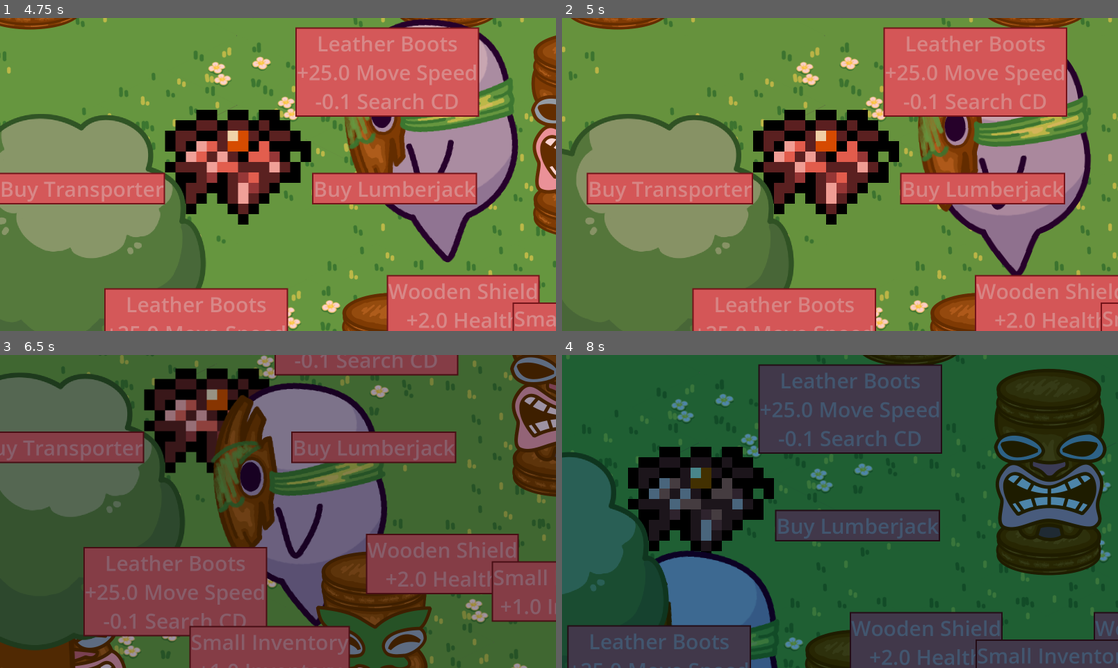
Above: before the commit, frames 1-4 (two rows, left to right).
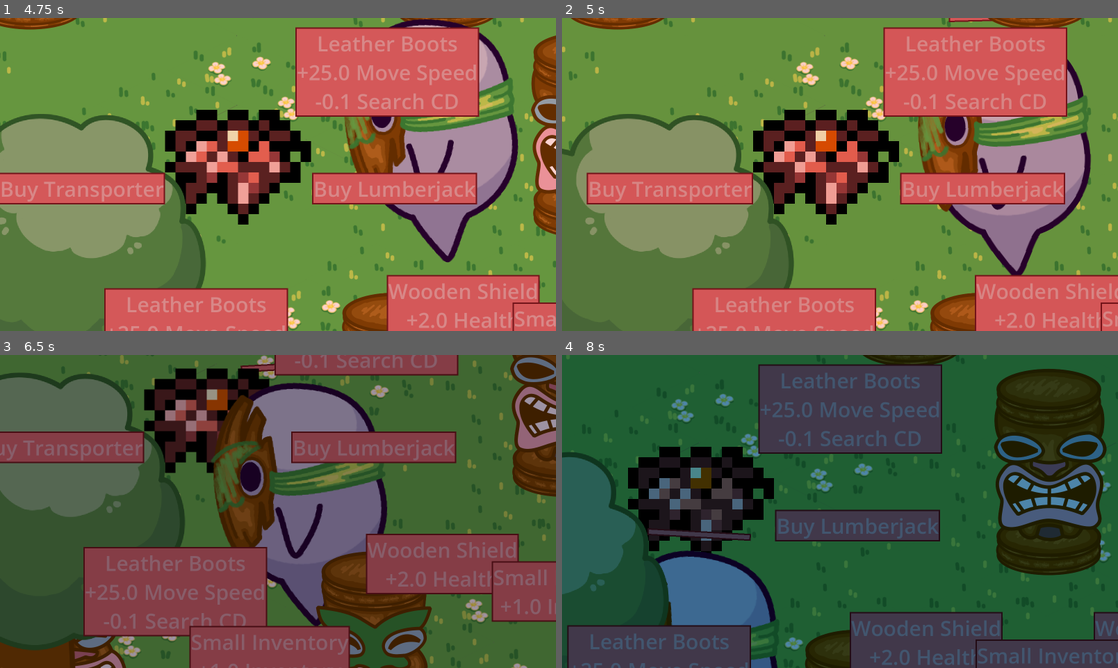
Above: after the commit, the same moments.

Repository: Kayno0o/gwj-86-godot
Game: Godot game, scene res://stages/game/game.tscn
Same seed, same stepped clock (60 frames per second), same inputs: the game is played once before the commit and once after it.
Inputs (mouse positions are in pixels of both pictures, inside the frame that each line leads up to):
- Up to frame 1 (4.75 s): tap Enter at 0.5 s; move the mouse to (278, 171) at 0.52 s; hold Right (go right) 0.53-1.28 s; tap K every 0.75 s from 0.6 to 4.35 s; click (278, 171) at 0.67 s; move the mouse to (33, 321) at 1.27 s; hold Down (go down) 1.28-2.03 s; click (33, 321) at 1.42 s; move the mouse to (550, 71) at 2.02 s; hold Right (go right) 2.03-2.78 s; click (550, 71) at 2.17 s; move the mouse to (294, 318) at 2.77 s; hold Up (go up) 2.78-3.53 s; click (294, 318) at 2.92 s; move the mouse to (444, 221) at 3.52 s; hold Left (go left) from 3.53 s (still down); move the mouse to (111, 127) at 4.27 s
- Up to frame 2 (5 s): keep holding Left (go left)
- Up to frame 3 (6.5 s): move the mouse to (305, 511) at 5.02 s; release Left (go left) at 5.03 s; hold Down (go down) 5.03-5.78 s; tap K at 5.1, 5.85 s; click (305, 511) at 5.17 s; move the mouse to (194, 433) at 5.77 s; hold Right (go right) from 5.78 s (still down)
- Up to frame 4 (8 s): move the mouse to (623, 655) at 6.52 s; release Right (go right) at 6.53 s; hold Up (go up) 6.53-7.28 s; tap K at 6.6, 7.35 s; click (623, 655) at 6.67 s; move the mouse to (728, 527) at 7.27 s; hold Right (go right) from 7.28 s (still down); click (728, 527) at 7.42 s

Frame 1 is identical in both runs. In frame 2, less than 0.1% of the frame differs, in the area x 69-78%, y 0-2%; in frame 3, 0.1%; in frame 4, 0.4%, in the area x 15-34%, y 55-60%.

Commit message:
feat: health bar

Diff:
--- a/entities/entity.gd
+++ b/entities/entity.gd
@@ -29,6 +29,7 @@
 
 @onready var sprite: AnimatedSprite2D = $Sprite
 @onready var state_machine: StateMachine = $StateMachine
+@onready var health_bar: TextureProgressBar = $HealthBar
 
 var inventory_component: InventoryComponent = null
 
@@ -44,6 +45,7 @@
 func _ready() -> void:
 	TargetManager.register_target(self, [target_type])
 	TargetManager.target_removed.connect(_on_target_removed)
+
 	health_component.death.connect(_on_death)
 
 	state_machine.ready(self)
@@ -58,6 +60,10 @@
 
 	update_sprite_direction()
 	wobble(delta)
+
+	if health_bar:
+		health_bar.max_value = health_component.get_health.call()
+		health_bar.value = health_component.get_health.call() - health_component.damage
 
 func wobble(delta: float):
 	if velocity.length() > 10:
--- a/entities/hero/hero.tscn
+++ b/entities/hero/hero.tscn
@@ -35,3 +35,7 @@
 
 [node name="Sprite" parent="." index="1"]
 sprite_frames = ExtResource("3_rpktq")
+
+[node name="HealthBar" parent="." index="3"]
+offset_top = -454.0
+offset_bottom = -434.0
--- a/entities/mask/mask.tscn
+++ b/entities/mask/mask.tscn
@@ -1,8 +1,10 @@
-[gd_scene load_steps=12 format=3 uid="uid://dyshqk03h8wqg"]
+[gd_scene load_steps=14 format=3 uid="uid://dyshqk03h8wqg"]
 
 [ext_resource type="Script" uid="uid://20wyg6v86aum" path="res://entities/mask/mask.gd" id="1_wo7wq"]
 [ext_resource type="Script" uid="uid://dhok4le2y7g76" path="res://scripts/StateMachine.gd" id="2_p0has"]
 [ext_resource type="Script" uid="uid://cs6mo4uj7p6vt" path="res://scripts/states/IdleState.gd" id="3_xmf0i"]
+[ext_resource type="Texture2D" uid="uid://clonkrbbgi0jw" path="res://Ui/textures/sign_hover.png" id="3_xonkq"]
+[ext_resource type="Texture2D" uid="uid://gooju1jtcekh" path="res://Ui/textures/sign_disabled.png" id="4_7ij5a"]
 [ext_resource type="Script" uid="uid://dudcbadfbrqyy" path="res://scripts/states/MoveToTargetState.gd" id="4_n8v8d"]
 [ext_resource type="Script" uid="uid://c71etamalrqcg" path="res://scripts/states/PickupState.gd" id="5_nwnoh"]
 [ext_resource type="Script" uid="uid://b6f3y6w2jpbkn" path="res://scripts/states/AttackState.gd" id="6_5adr3"]
@@ -76,3 +78,24 @@
 [node name="TransferState" type="Node" parent="StateMachine"]
 script = ExtResource("9_wbtl5")
 metadata/_custom_type_script = "uid://dpscxder1vb1k"
+
+[node name="HealthBar" type="TextureProgressBar" parent="."]
+anchors_preset = 7
+anchor_left = 0.5
+anchor_top = 1.0
+anchor_right = 0.5
+anchor_bottom = 1.0
+offset_left = -149.0
+offset_top = -395.0
+offset_right = 149.0
+offset_bottom = -375.0
+grow_horizontal = 2
+grow_vertical = 0
+value = 50.0
+nine_patch_stretch = true
+stretch_margin_left = 4
+stretch_margin_top = 4
+stretch_margin_right = 4
+stretch_margin_bottom = 4
+texture_under = ExtResource("3_xonkq")
+texture_progress = ExtResource("4_7ij5a")
--- a/entities/villains/medium/medium.tscn
+++ b/entities/villains/medium/medium.tscn
@@ -52,3 +52,7 @@
 [node name="Sprite" parent="." index="1"]
 sprite_frames = SubResource("SpriteFrames_p8n02")
 offset = Vector2(0, -262)
+
+[node name="HealthBar" parent="." index="3"]
+offset_top = -555.0
+offset_bottom = -535.0
--- a/entities/villains/strong/strong.tscn
+++ b/entities/villains/strong/strong.tscn
@@ -52,3 +52,7 @@
 [node name="Sprite" parent="." index="1"]
 sprite_frames = SubResource("SpriteFrames_ht5b4")
 offset = Vector2(0, -205)
+
+[node name="HealthBar" parent="." index="3"]
+offset_top = -443.0
+offset_bottom = -423.0
--- a/entities/villains/villain.tscn
+++ b/entities/villains/villain.tscn
@@ -1,10 +1,12 @@
-[gd_scene load_steps=8 format=3 uid="uid://c1p3mgauwt5yi"]
+[gd_scene load_steps=10 format=3 uid="uid://c1p3mgauwt5yi"]
 
 [ext_resource type="Script" uid="uid://cdyc56cbxg0v2" path="res://entities/villains/villains.gd" id="1_lojml"]
 [ext_resource type="Script" uid="uid://dhok4le2y7g76" path="res://scripts/StateMachine.gd" id="2_ptnth"]
 [ext_resource type="Script" uid="uid://cs6mo4uj7p6vt" path="res://scripts/states/IdleState.gd" id="3_k3j4r"]
 [ext_resource type="Script" uid="uid://dudcbadfbrqyy" path="res://scripts/states/MoveToTargetState.gd" id="4_ffb5f"]
 [ext_resource type="Script" uid="uid://b6f3y6w2jpbkn" path="res://scripts/states/AttackState.gd" id="5_rivn4"]
+[ext_resource type="Texture2D" uid="uid://clonkrbbgi0jw" path="res://Ui/textures/sign_hover.png" id="6_ffb5f"]
+[ext_resource type="Texture2D" uid="uid://gooju1jtcekh" path="res://Ui/textures/sign_disabled.png" id="7_rivn4"]
 
 [sub_resource type="CircleShape2D" id="CircleShape2D_ptnth"]
 radius = 8.0
@@ -44,3 +46,24 @@
 [node name="AttackState" type="Node" parent="StateMachine"]
 script = ExtResource("5_rivn4")
 metadata/_custom_type_script = "uid://b6f3y6w2jpbkn"
+
+[node name="HealthBar" type="TextureProgressBar" parent="."]
+anchors_preset = 7
+anchor_left = 0.5
+anchor_top = 1.0
+anchor_right = 0.5
+anchor_bottom = 1.0
+offset_left = -107.0
+offset_top = -316.0
+offset_right = 107.0
+offset_bottom = -296.0
+grow_horizontal = 2
+grow_vertical = 0
+value = 50.0
+nine_patch_stretch = true
+stretch_margin_left = 4
+stretch_margin_top = 4
+stretch_margin_right = 4
+stretch_margin_bottom = 4
+texture_under = ExtResource("6_ffb5f")
+texture_progress = ExtResource("7_rivn4")
